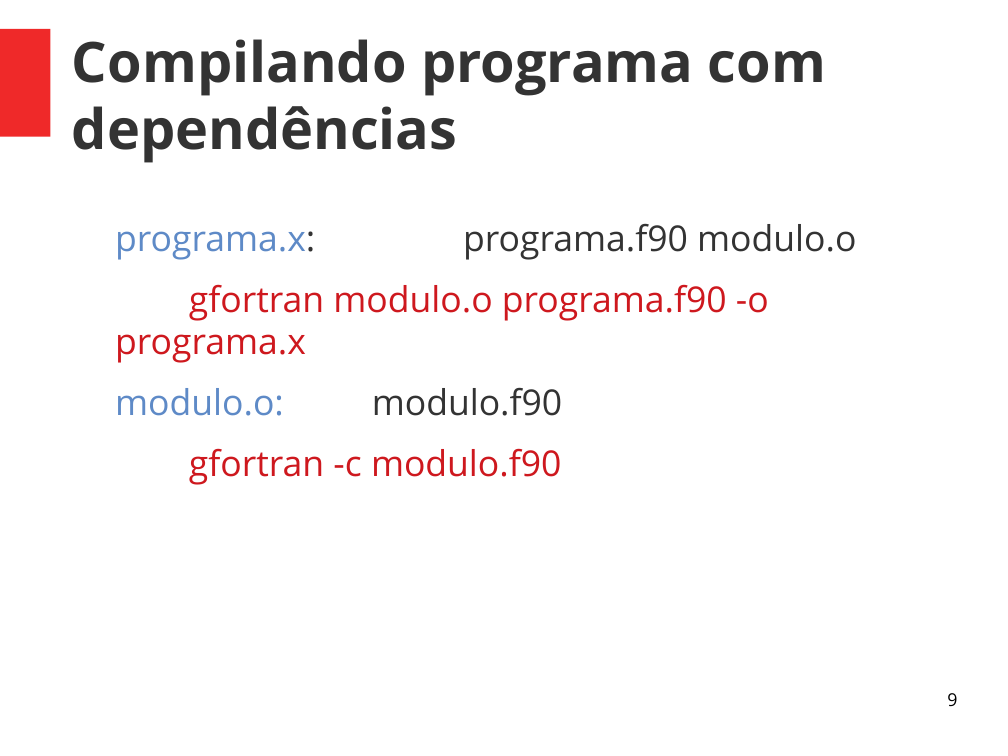
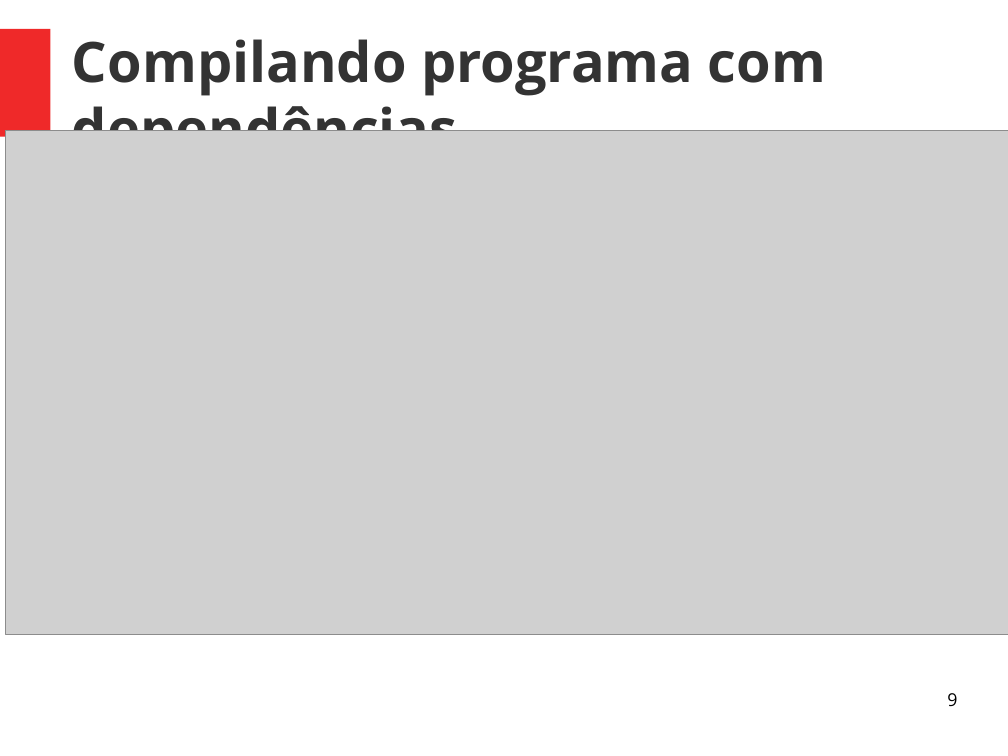
Before and after one commit to Rodolfo-Dirack/qualificacao-doutorado, a slide deck: slide 9 of slides/Apresentacao_qualificacao.odp. Drawn at 1008x756 pixels with LibreOffice and Linux fonts; fonts in the diff are those of the drawing; grey boxes stand for pictures. Boxes give left, top, right and bottom in pixels: in the first picture for what was removed or moved away, otherwise in the second. Text is boxed around its words. In the diff, an @@ line names an element or a change of style, - is before the commit and + after.

```diff
--- a/slides/Apresentacao_qualificacao.odp
+++ b/slides/Apresentacao_qualificacao.odp
@@ picture added at (5, 131, 1008, 635) @@
@@ text removed at (115, 224, 856, 485) @@
-programa.x: programa.f90 modulo.o
-gfortran modulo.o programa.f90 -o programa.x
-modulo.o: modulo.f90
-gfortran -c modulo.f90
```
Also in this commit, not shown: 2 other slides changed, 3 slides added, 3 slides removed.
